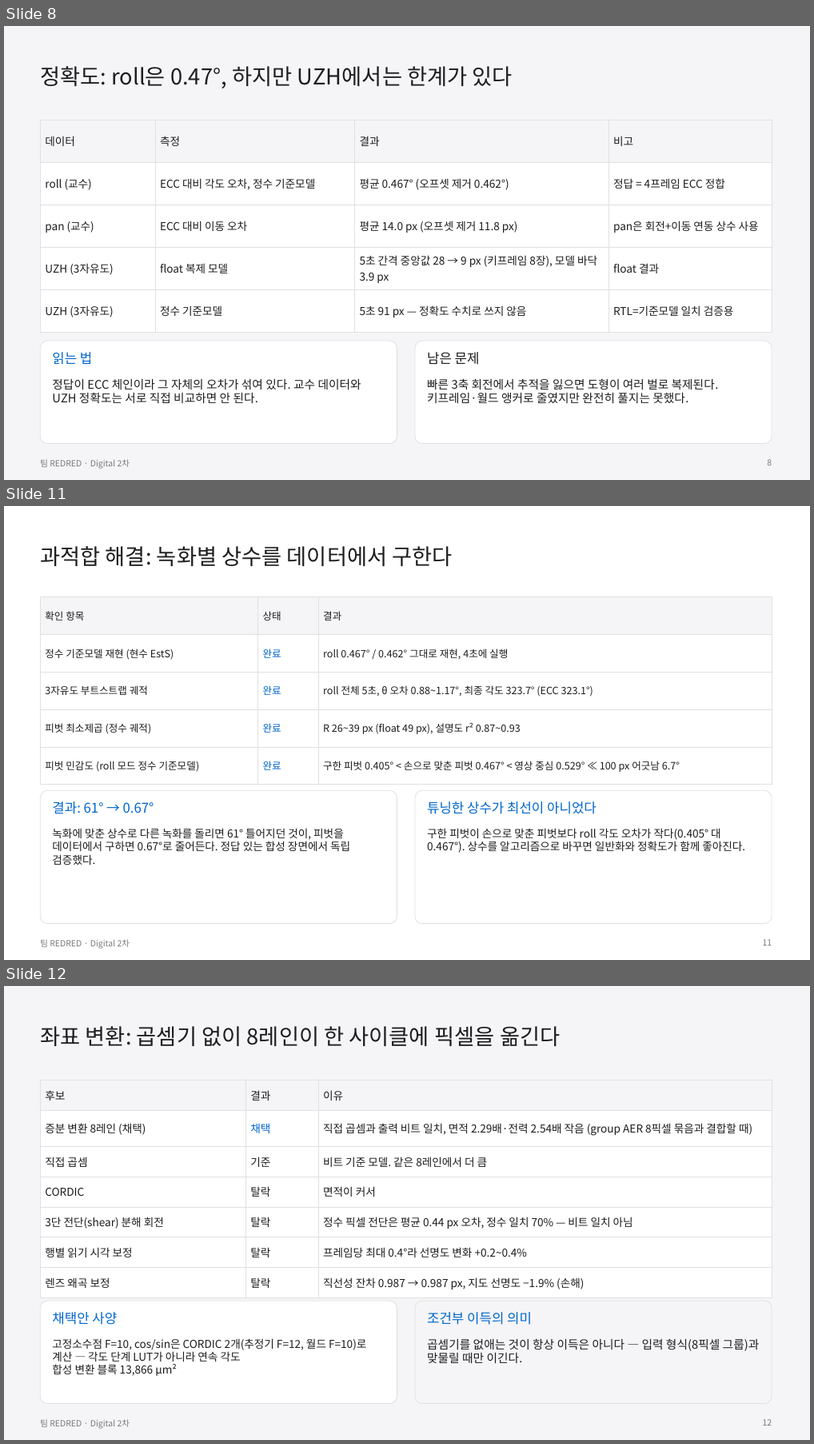
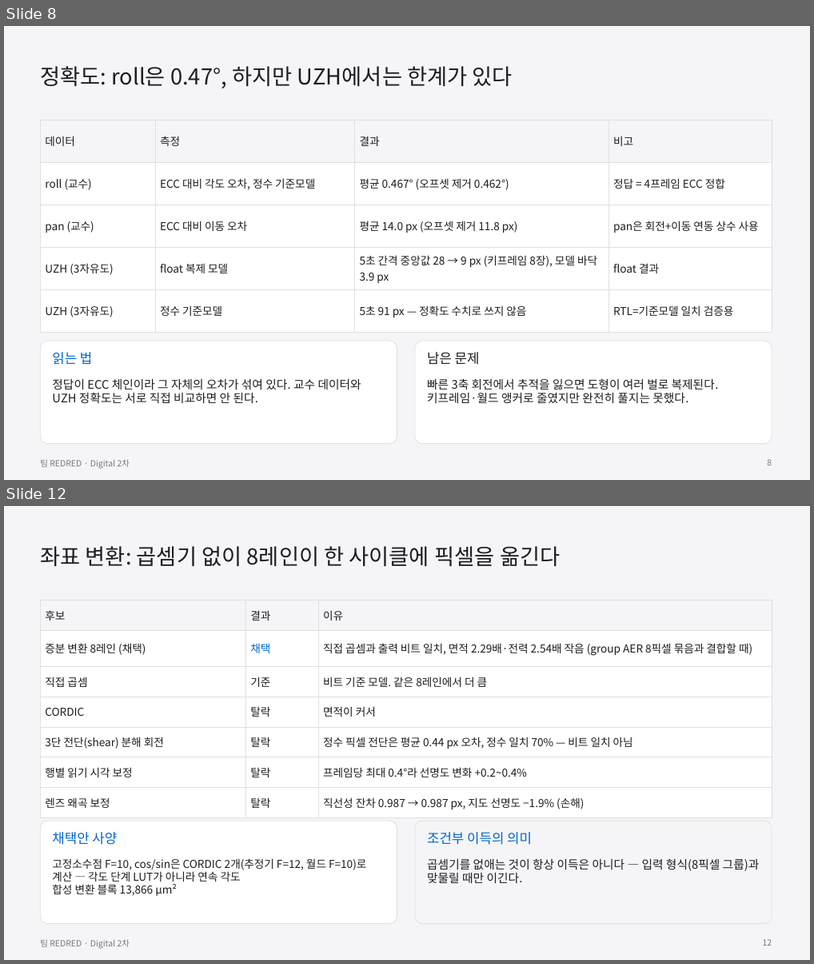
Before and after one commit to GangHeeJo/AI-SEMI, a slide deck: submission/REDRED_2차_발표자료_칩S.pptx. Shown one above the other, each under a label of ours: slides 8, 11 and 12 before the commit, slides 8 and 12 after it; the slides between them are not shown. The pictures are 814x1444 and 814x964 pixels, drawn with LibreOffice and Linux fonts; fonts in the diff are those of the drawing. Boxes give left, top, right and bottom in pixels: in the first picture for what was removed or moved away, otherwise in the second. Text is boxed around its words. In the diff, an @@ line names an element or a change of style, - is before the commit and + after.

```diff
--- a/submission/REDRED_2차_발표자료_칩S.pptx
+++ b/submission/REDRED_2차_발표자료_칩S.pptx
@@ slide 11 removed at bbox=[4, 506, 810, 960], background #FFFFFF; not listed: 1 template element that a slide beside it also shows @@
@@ text removed at bbox=[40, 546, 453, 566] @@
-과적합 해결: 녹화별 상수를 데이터에서 구한다
@@ table removed at bbox=[40, 596, 772, 775], 5 rows, 3 columns @@
-확인 항목 | 상태 | 결과
-정수 기준모델 재현 (현수 EstS) | 완료 | roll 0.467° / 0.462° 그대로 재현, 4초에 실행
-3자유도 부트스트랩 궤적 | 완료 | roll 전체 5초, θ 오차 0.88~1.17°, 최종 각도 323.7° (ECC 323.1°)
-피벗 최소제곱 (정수 궤적) | 완료 | R 26~39 px (float 49 px), 설명도 r² 0.87~0.93
-피벗 민감도 (roll 모드 정수 기준모델) | 완료 | 구한 피벗 0.405° < 손으로 맞춘 피벗 0.467° < 영상 중심 0.529° ≪ 100 px 어긋남 6.7°
@@ rounded rectangle removed at bbox=[40, 790, 398, 924] @@
@@ rounded rectangle removed at bbox=[415, 790, 772, 924] @@
@@ text removed at bbox=[52, 801, 154, 814] @@
-결과: 61° → 0.67°
@@ text removed at bbox=[427, 801, 597, 814] @@
-튜닝한 상수가 최선이 아니었다
@@ text removed at bbox=[52, 828, 350, 864] @@
-녹화에 맞춘 상수로 다른 녹화를 돌리면 61° 틀어지던 것이, 피벗을 데이터에서 구하면 0.67°로 줄어든다. 정답 있는 합성 장면에서 독립 검증했다.
@@ text removed at bbox=[427, 828, 746, 852] @@
-구한 피벗이 손으로 맞춘 피벗보다 roll 각도 오차가 작다(0.405° 대 0.467°). 상수를 알고리즘으로 바꾸면 일반화와 정확도가 함께 좋아진다.
@@ page number removed at bbox=[763, 939, 773, 945] @@
-11
```
Also in this commit, not shown: 2 slides changed, 2 slides added, 1 other slide removed, 7 other files.
